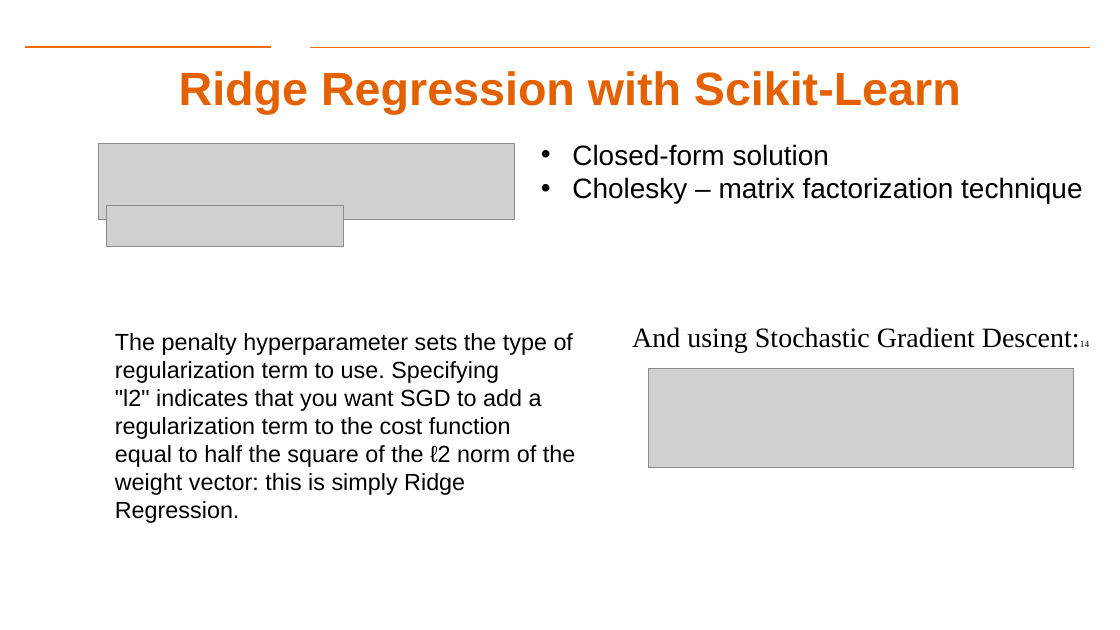
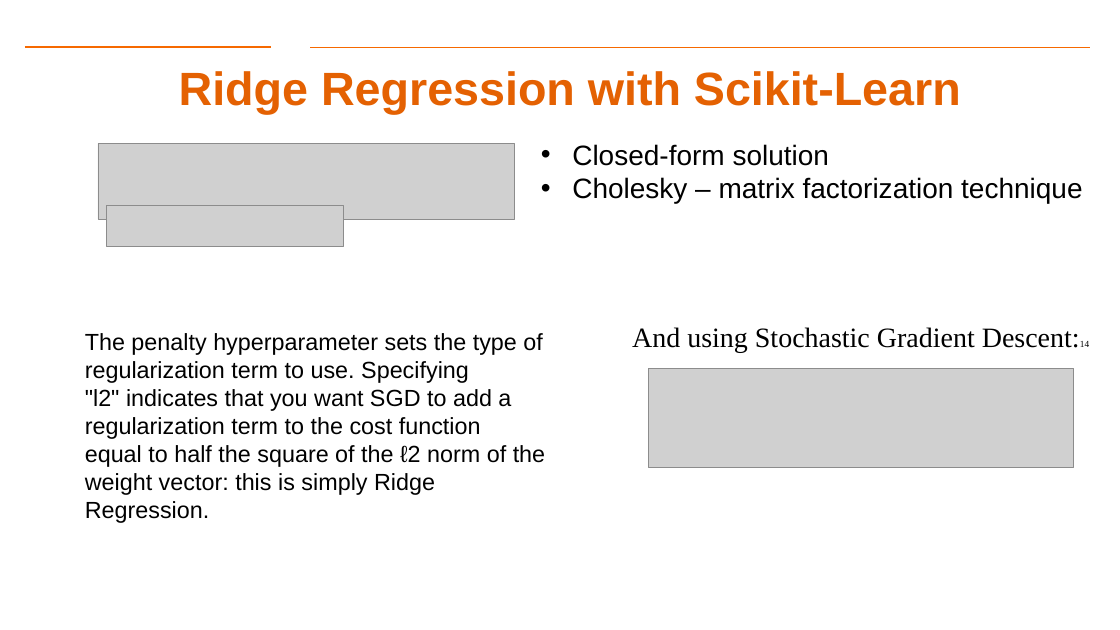
Before and after one commit to aiforsec/RIT-DSCI-633-FDS, a slide deck: slide 11 of Syllabus/Lecture05/Lec05.pptx. Drawn at 1120x630 pixels with LibreOffice and Linux fonts; fonts in the diff are those of the drawing; grey boxes stand for pictures; background and template pictures are left out. Boxes give left, top, right and bottom in pixels: in the first picture for what was removed or moved away, otherwise in the second. Text is boxed around its words. In the diff, an @@ line names an element or a change of style, - is before the commit and + after.

```diff
--- a/Syllabus/Lecture05/Lec05.pptx
+++ b/Syllabus/Lecture05/Lec05.pptx
@@ text "The penalty hyperparameter sets the ...": place and size @@
-text "The penalty hyperparameter sets the ..." at (115,333,575,523)
+text "The penalty hyperparameter sets the ..." at (85,333,545,523)
```
Also in this commit, not shown: 6 other slides changed, 4 slides added, 2 slides removed, 2 other files.
